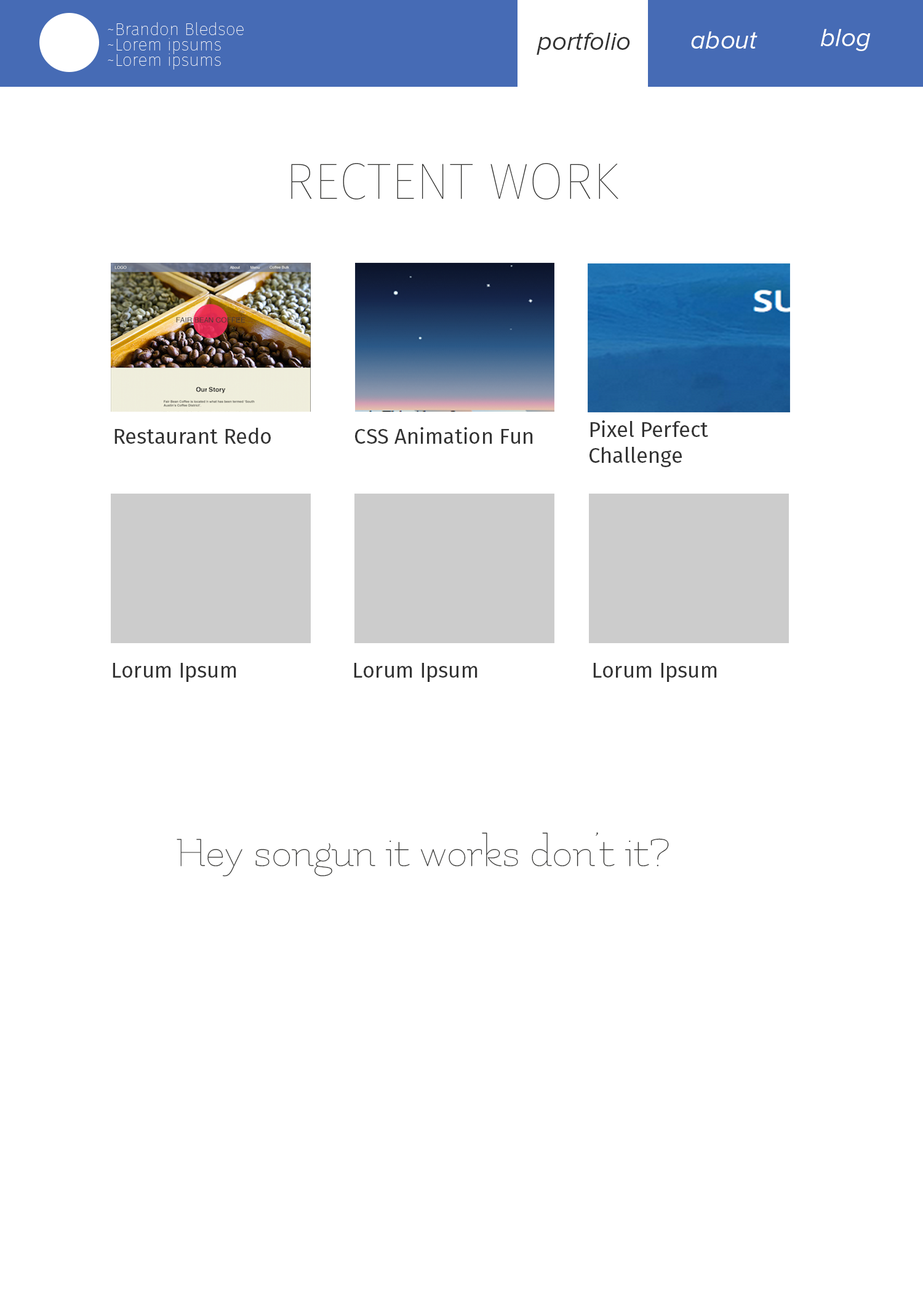
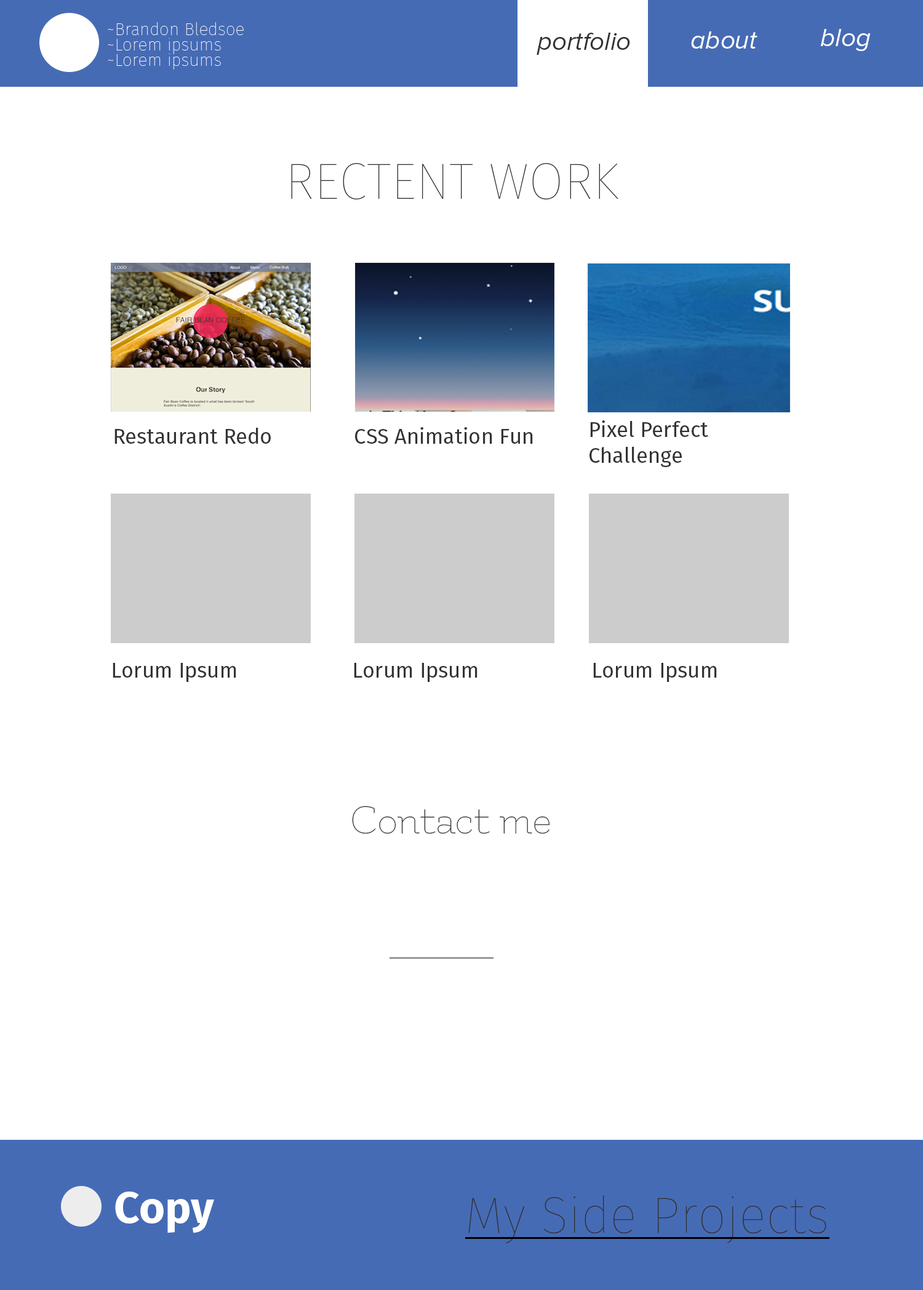
Revision of a layered 923x1290 image; what changed, layer by layer:
added group "footer copy 2" with 9 layers above "Layer 21 copy" over bbox(0, 957, 923, 1290)
added layer "Shape 3" in group "footer copy 2" over bbox(389, 957, 494, 960)
added layer "Shape 1" in group "footer copy 2" over bbox(465, 1237, 830, 1240)
added layer "My Side Projects" in group "footer copy 2" over bbox(468, 1195, 827, 1244)
added group "header_1 copy 3" (92%) with 3 layers in group "footer copy 2" over bbox(0, 1140, 923, 1290)
added layer "Ellipse 1" in group "header_1 copy 3" over bbox(60, 1186, 102, 1227)
added layer "Copy" in group "header_1 copy 3" over bbox(115, 1191, 215, 1233)
added layer "Rectangle 1" (1st of 2, in "footer copy 2" › "header_1 copy 3") (79%) in group "header_1 copy 3" over bbox(0, 1140, 923, 1290)
renamed "Hey songun it works don’t it? copy" to "Contact me", painted on it over bbox(176, 805, 670, 877)
